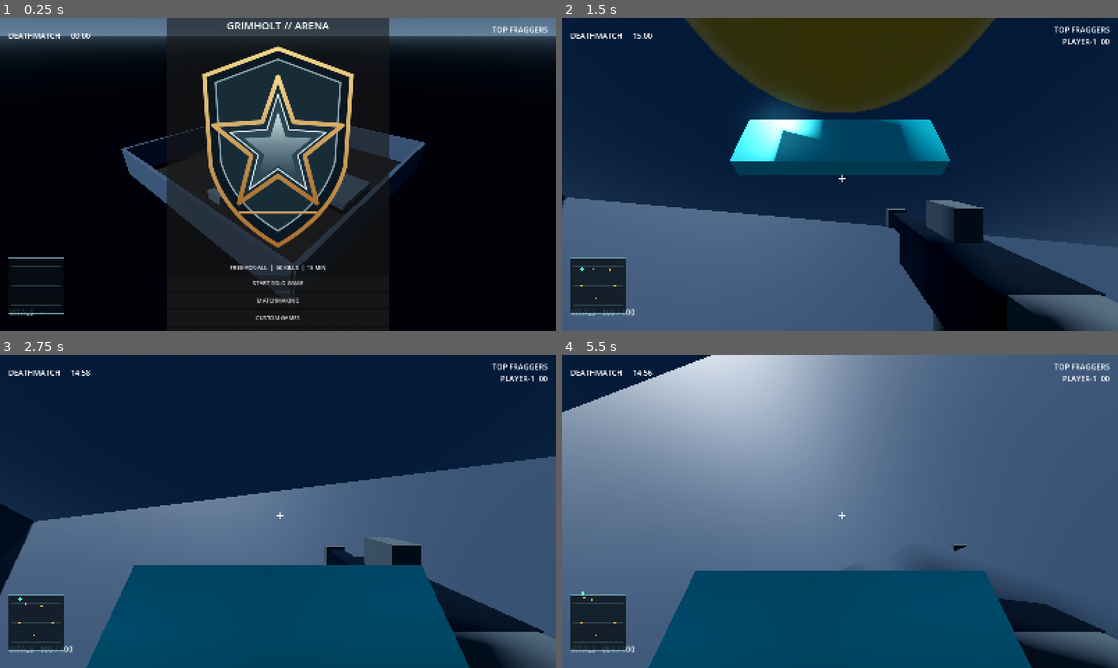
Above: before the commit, frames 1-4 (two rows, left to right).
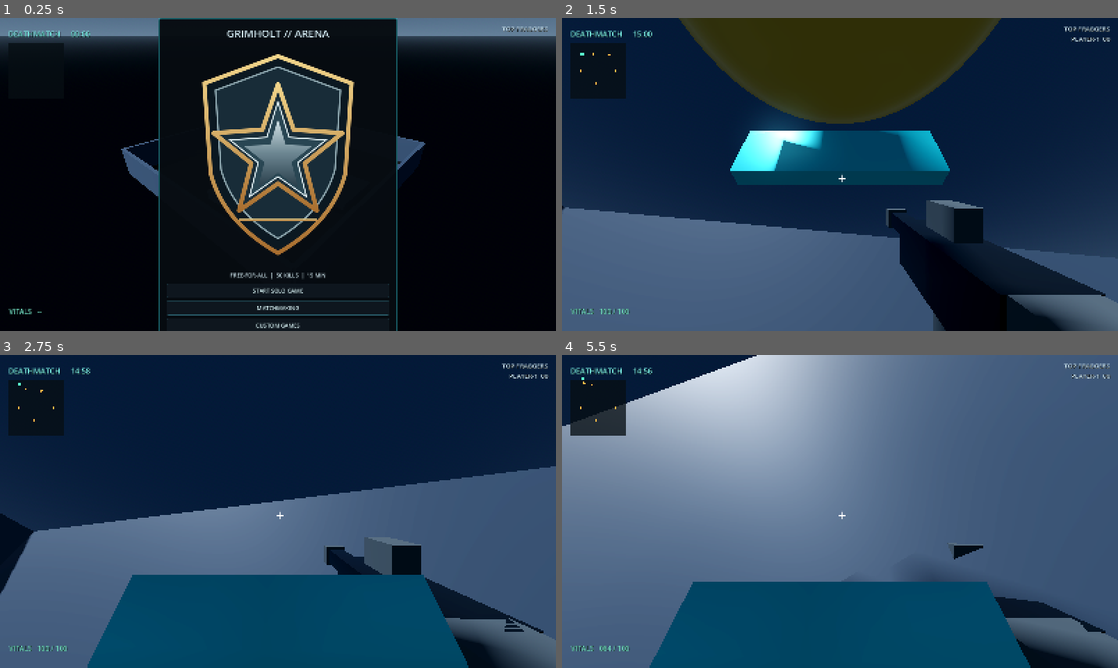
Above: after the commit, the same moments.

Repository: HazelTheSquirrel/Grimholt-Test
Game: Godot game, scene res://scenes/main.tscn
Same seed, same stepped clock (60 frames per second), same inputs: the game is played once before the commit and once after it.
Inputs (mouse positions are in pixels of both pictures, inside the frame that each line leads up to):
- Up to frame 1 (0.25 s): no input
- Up to frame 2 (1.5 s): click "START SOLO GAME" at 0.5 s; tap Enter at 1.25 s; move the mouse to (867, 174) at 1.27 s; hold W (move_forward) from 1.28 s (still down); hold Ctrl (crouch) from 1.28 s (still down); click (867, 174) at 1.42 s
- Up to frame 3 (2.75 s): keep holding W (move_forward); tap Space (jump) at 1.52, 2.27 s; move the mouse to (250, 511) at 2.02 s; release Ctrl (crouch) at 2.03 s; tap C at 2.1 s
- Up to frame 4 (5.5 s): keep holding W (move_forward); move the mouse to (851, 505) at 2.77 s; tap Enter at 2.85 s; move the mouse to (834, 517) at 3.52 s; tap Keypad Enter at 3.6 s; click (834, 517) at 3.67 s; tap Space (jump) at 3.77, 4.52, 5.27 s; move the mouse to (878, 514) at 4.27 s; tap Tab at 4.35 s; move the mouse to (795, 508) at 5.02 s; tap Ctrl (crouch) at 5.1 s

The runs differ from the first frame. In frame 1, 15% of the frame differs, in the area x 1-99%, y 0-100%; in frame 2, 13%; in frame 3, 9.7%; in frame 4, 8.0%.

Commit message:
Polish Grimholt UI and fix HUD overlap

Diff:
--- a/Grimholt/scripts/shooter/main.gd
+++ b/Grimholt/scripts/shooter/main.gd
@@ -162,6 +162,7 @@
 
 	var panel := PanelContainer.new()
 	panel.custom_minimum_size = Vector2(460, 520)
+	panel.theme = _make_grimholt_theme()
 	center.add_child(panel)
 
 	var column := VBoxContainer.new()
@@ -254,6 +255,43 @@
 	status_label.horizontal_alignment = HORIZONTAL_ALIGNMENT_CENTER
 	column.add_child(status_label)
 
+func _make_grimholt_theme() -> Theme:
+	var ui_theme := Theme.new()
+	var panel_style := StyleBoxFlat.new()
+	panel_style.bg_color = Color(0.025, 0.045, 0.065, 0.97)
+	panel_style.border_color = Color(0.16, 0.68, 0.72, 0.9)
+	panel_style.set_border_width_all(2)
+	panel_style.set_corner_radius_all(5)
+	panel_style.content_margin_left = 24.0
+	panel_style.content_margin_right = 24.0
+	panel_style.content_margin_top = 22.0
+	panel_style.content_margin_bottom = 22.0
+	ui_theme.set_stylebox("panel", "PanelContainer", panel_style)
+
+	var button_normal := StyleBoxFlat.new()
+	button_normal.bg_color = Color(0.055, 0.09, 0.12, 0.96)
+	button_normal.border_color = Color(0.16, 0.36, 0.41, 0.9)
+	button_normal.set_border_width_all(1)
+	button_normal.set_corner_radius_all(3)
+	button_normal.content_margin_left = 14.0
+	button_normal.content_margin_right = 14.0
+	button_normal.content_margin_top = 8.0
+	button_normal.content_margin_bottom = 8.0
+	var button_hover := button_normal.duplicate() as StyleBoxFlat
+	button_hover.bg_color = Color(0.08, 0.19, 0.22, 1.0)
+	button_hover.border_color = Color(0.28, 0.86, 0.84, 1.0)
+	var button_pressed := button_normal.duplicate() as StyleBoxFlat
+	button_pressed.bg_color = Color(0.12, 0.28, 0.30, 1.0)
+	ui_theme.set_stylebox("normal", "Button", button_normal)
+	ui_theme.set_stylebox("hover", "Button", button_hover)
+	ui_theme.set_stylebox("pressed", "Button", button_pressed)
+	ui_theme.set_stylebox("focus", "Button", button_hover)
+	ui_theme.set_color("font_color", "Label", Color(0.82, 0.91, 0.94))
+	ui_theme.set_color("font_color", "Button", Color(0.84, 0.94, 0.95))
+	ui_theme.set_color("font_hover_color", "Button", Color(0.35, 0.96, 0.91))
+	ui_theme.set_color("font_pressed_color", "Button", Color(0.55, 1.0, 0.94))
+	return ui_theme
+
 func _build_pause_menu() -> void:
 	pause_layer = CanvasLayer.new()
 	pause_layer.layer = 20
@@ -268,6 +306,7 @@
 	pause_layer.add_child(center)
 	pause_panel = PanelContainer.new()
 	pause_panel.custom_minimum_size = Vector2(520, 480)
+	pause_panel.theme = _make_grimholt_theme()
 	center.add_child(pause_panel)
 	var column := VBoxContainer.new()
 	column.add_theme_constant_override("separation", 12)
@@ -387,13 +426,19 @@
 	hud_layer.add_child(top)
 	timer_label = Label.new()
 	timer_label.add_theme_font_size_override("font_size", 22)
+	timer_label.add_theme_color_override("font_color", Color(0.48, 0.94, 0.91))
+	timer_label.add_theme_color_override("font_shadow_color", Color(0.01, 0.025, 0.035, 0.95))
+	timer_label.add_theme_constant_override("shadow_offset_x", 1)
+	timer_label.add_theme_constant_override("shadow_offset_y", 1)
 	top.add_child(timer_label)
 	var spacer := Control.new()
 	spacer.size_flags_horizontal = Control.SIZE_EXPAND_FILL
 	top.add_child(spacer)
 	score_label = Label.new()
 	score_label.horizontal_alignment = HORIZONTAL_ALIGNMENT_RIGHT
-	score_label.add_theme_font_size_override("font_size", 22)
+	score_label.add_theme_font_size_override("font_size", 18)
+	score_label.add_theme_color_override("font_color", Color(0.78, 0.88, 0.93))
+	score_label.add_theme_color_override("font_shadow_color", Color(0.01, 0.025, 0.035, 0.95))
 	top.add_child(score_label)
 	var crosshair := Label.new()
 	crosshair.text = "＋"
@@ -405,14 +450,18 @@
 	health_label.offset_left = 26
 	health_label.offset_bottom = -24
 	health_label.offset_top = -70
-	health_label.add_theme_font_size_override("font_size", 22)
+	health_label.add_theme_font_size_override("font_size", 20)
+	health_label.add_theme_color_override("font_color", Color(0.48, 0.94, 0.82))
+	health_label.add_theme_color_override("font_shadow_color", Color(0.01, 0.025, 0.035, 0.95))
 	hud_layer.add_child(health_label)
 	ammo_label = Label.new()
 	ammo_label.set_anchors_and_offsets_preset(Control.PRESET_BOTTOM_RIGHT)
 	ammo_label.offset_right = -28
 	ammo_label.offset_bottom = -24
 	ammo_label.offset_top = -82
-	ammo_label.add_theme_font_size_override("font_size", 24)
+	ammo_label.add_theme_font_size_override("font_size", 22)
+	ammo_label.add_theme_color_override("font_color", Color(0.92, 0.82, 0.52))
+	ammo_label.add_theme_color_override("font_shadow_color", Color(0.01, 0.025, 0.035, 0.95))
 	ammo_label.horizontal_alignment = HORIZONTAL_ALIGNMENT_RIGHT
 	hud_layer.add_child(ammo_label)
 	feed_label = Label.new()
@@ -420,12 +469,16 @@
 	feed_label.offset_right = -26
 	feed_label.offset_top = 74
 	feed_label.offset_left = -330
-	feed_label.add_theme_font_size_override("font_size", 16)
+	feed_label.add_theme_font_size_override("font_size", 15)
+	feed_label.add_theme_color_override("font_color", Color(0.84, 0.91, 0.94))
+	feed_label.add_theme_color_override("font_shadow_color", Color(0.01, 0.025, 0.035, 0.95))
 	feed_label.horizontal_alignment = HORIZONTAL_ALIGNMENT_RIGHT
 	hud_layer.add_child(feed_label)
 	minimap = Control.new()
-	minimap.set_anchors_and_offsets_preset(Control.PRESET_BOTTOM_LEFT)
-	minimap.position = Vector2(24, -210)
+	# Keep the tactical grid below the match clock. The previous bottom-left
+	# placement overlapped the vitals readout and crowded the player's sightline.
+	minimap.set_anchors_and_offsets_preset(Control.PRESET_TOP_LEFT)
+	minimap.position = Vector2(24, 72)
 	minimap.custom_minimum_size = Vector2(160, 160)
 	minimap.draw.connect(_draw_minimap)
 	hud_layer.add_child(minimap)
